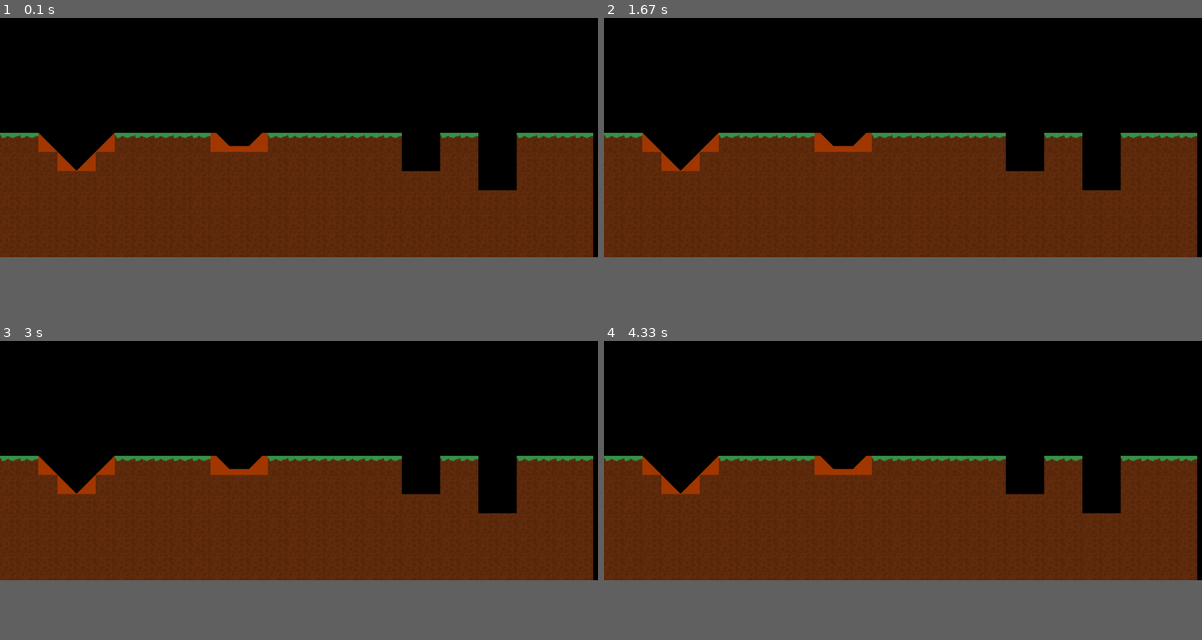
Above: before the commit, frames 1-4 (two rows, left to right).
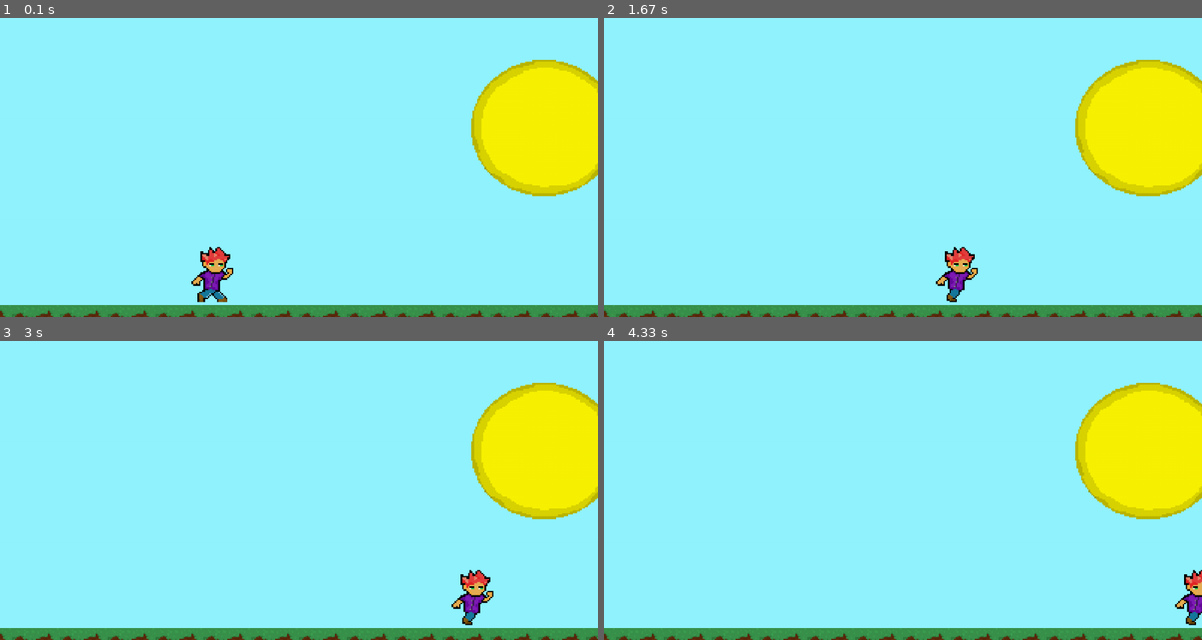
Above: after the commit, the same moments.

Repository: DouglasAndC/GAME-COLORANDO-PYGAME
Game: pygame game, started from Main/main.py
The game is run twice, just before and just after one commit, with the same random seed, the same clock (stepped at 60 frames per second) and the same inputs.
Inputs:
- Up to frame 1 (0.1 s): no input
- Up to frame 2 (1.67 s): no input
- Up to frame 3 (3 s): no input
- Up to frame 4 (4.33 s): no input
The window is 900x360 before the commit and 900x450 after it. Grey fills any space a smaller window leaves; there, only what the larger window draws over its background counts as a difference.

The runs differ from the first frame. In frame 1, 85% of the frame differs, in the area x 0-100%, y 0-100%; in frame 2, 85%; in frame 3, 85%; in frame 4, 84%.

Commit message:
animação do personagem andando

Diff:
--- a/Data/mapa.txt
+++ b/Data/mapa.txt
@@ -1,13 +1,13 @@
-0000000000000000000000000000000
-0000000000000000000000000000000
-0000000000000000000000000000000
-0000000000000000000000000000000
-0000000000000000000000000000000
-0000000000000000000000000000000
-2230042222256722222220022002222
-1113411111111111111110011001111
-1111111111111111111111111001111
-1111111111111111111111111111111
-1111111111111111111111111111111
-1111111111111111111111111111111
-1111111111111111111111111111111
+00000000000000000000000000000000000000000000000000
+00000000000000000000000000000000000000000000000000
+00000000000000000000000000000000000000000000000000
+00000000000000000000000000000000000000000000000000
+00000000000000000000000000000000000000000000000000
+00000000000000000000000000000000000000000000000000
+22222222222222300422222567222222200222222222002222
+11111111111111134111111111111111100111111111001111
+11111111111111111111111111111111111111111111001111
+11111111111111111111111111111111111111111111111111
+11111111111111111111111111111111111111111111111111
+11111111111111111111111111111111111111111111111111
+11111111111111111111111111111111111111111111111111
--- a/Main/globals.py
+++ b/Main/globals.py
@@ -4,3 +4,5 @@
     if(os.getcwd().__contains__('\\Main')):
         os.chdir('../')
     return os.getcwd()
+
+speed = 1.1
--- a/Main/main.py
+++ b/Main/main.py
@@ -4,19 +4,20 @@
 from mapa import *
 
 pygame.init()
-SCREEN_SIZE = (1000,400)
+SCREEN_SIZE = (1000,500)
 screen = pygame.display.set_mode(SCREEN_SIZE, 0 ,16)
+
+display = pygame.Surface((400,200))
 
 mapa = mapa('Data\mapa')
 
 moving_right = False
 moving_left = False
-vertical_momentum = 0
-air_timer = 0
+frame_user = 0
 
 true_scroll = [0,0]
 
-player_rect = pygame.Rect(100,100,5,13)
+player_rect = pygame.Rect(75,75,5,13)
 
 def desenhar_mapa(mapa):
        tile_rects = []
@@ -25,31 +26,41 @@
         x = 0
         for celula in linha:
             if celula == '1':
-                screen.blit(mapa.img_sub,(x*32,y*32))
+                display.blit(mapa.img_sub,(x*32,y*32))
             if celula == '2':
-                screen.blit(mapa.img_sup,(x*32,y*32))
+                display.blit(mapa.img_sup,(x*32,y*32))
             if celula == '3':
-                screen.blit(mapa.img_triangulo_p1,(x*32,y*32))
+                display.blit(mapa.img_triangulo_p1,(x*32,y*32))
             if celula == '4':
-                screen.blit(mapa.img_triangulo_p2,(x*32,y*32))
+                display.blit(mapa.img_triangulo_p2,(x*32,y*32))
             if celula == '5':
-                screen.blit(mapa.img_trapezio_p1,(x*32,y*32))
+                display.blit(mapa.img_trapezio_p1,(x*32,y*32))
             if celula == '6':
-                screen.blit(mapa.img_trapezio_p2,(x*32,y*32))
+                display.blit(mapa.img_trapezio_p2,(x*32,y*32))
             if celula == '7':
-                screen.blit(mapa.img_trapezio_p3,(x*32,y*32))
+                display.blit(mapa.img_trapezio_p3,(x*32,y*32))
             if celula != '0':
                 tile_rects.append(pygame.Rect(x*32,y*32,32,32))
             x += 1
         y += 1
 
 while True:
+    display.fill((146,244,255))
 
     for event in pygame.event.get():
         if event.type == QUIT:
             pygame.quit()
             exit()
 
+    display.fill((146,244,255))
+    img = pygame.image.load(globals.get_path() + "\\View\\user_"+str(frame_user)+".png").convert_alpha()
+    display.blit(img,(100+globals.speed,140))
+    globals.speed+=1
+    if(frame_user == 4):
+        frame_user=0
+    else:
+        frame_user-=-1
     desenhar_mapa(mapa)
-
+    display.blit(mapa.img_sol,(300,10))
+    screen.blit(pygame.transform.scale(display,SCREEN_SIZE),(0,0))
     pygame.display.update()
--- a/Main/mapa.py
+++ b/Main/mapa.py
@@ -6,15 +6,15 @@
 
 class mapa(object):
     def __init__(self, caminho):
-        self.value = self.ler_mapa(caminho)
-        self.img_sub = self.criar_imgs('sub')
-        self.img_sup = self.criar_imgs('sup')
-        self.img_trapezio_p1 = self.criar_imgs('trapezio_p1')
-        self.img_trapezio_p2 = self.criar_imgs('trapezio_p2')
-        self.img_trapezio_p3 = self.criar_imgs('trapezio_p3')
+        self.value            = self.ler_mapa(caminho)
+        self.img_sub          = self.criar_imgs('sub')
+        self.img_sup          = self.criar_imgs('sup')
+        self.img_trapezio_p1  = self.criar_imgs('trapezio_p1')
+        self.img_trapezio_p2  = self.criar_imgs('trapezio_p2')
+        self.img_trapezio_p3  = self.criar_imgs('trapezio_p3')
         self.img_triangulo_p1 = self.criar_imgs('triangulo_p1')
         self.img_triangulo_p2 = self.criar_imgs('triangulo_p2')
-
+        self.img_sol          = self.criar_imgs('sol')
     def ler_mapa(self, caminho):
         path = globals.get_path()
         arquivo_mapa = open(path + "\\" + caminho + '.txt', 'r')
@@ -27,4 +27,4 @@
         return mapa_lido
 
     def criar_imgs(self, nome):
-        return pygame.image.load(globals.get_path() + '\\View\\' + nome + '.png').convert()
+        return pygame.image.load(globals.get_path() + '\\View\\' + nome + '.png').convert_alpha()
Binary file added: View/sol.png
Binary file added: View/user.png
Binary file added: View/user_0.png
Binary file added: View/user_1.png
Binary file added: View/user_2.png
Binary file added: View/user_3.png
Binary file added: View/user_4.png
